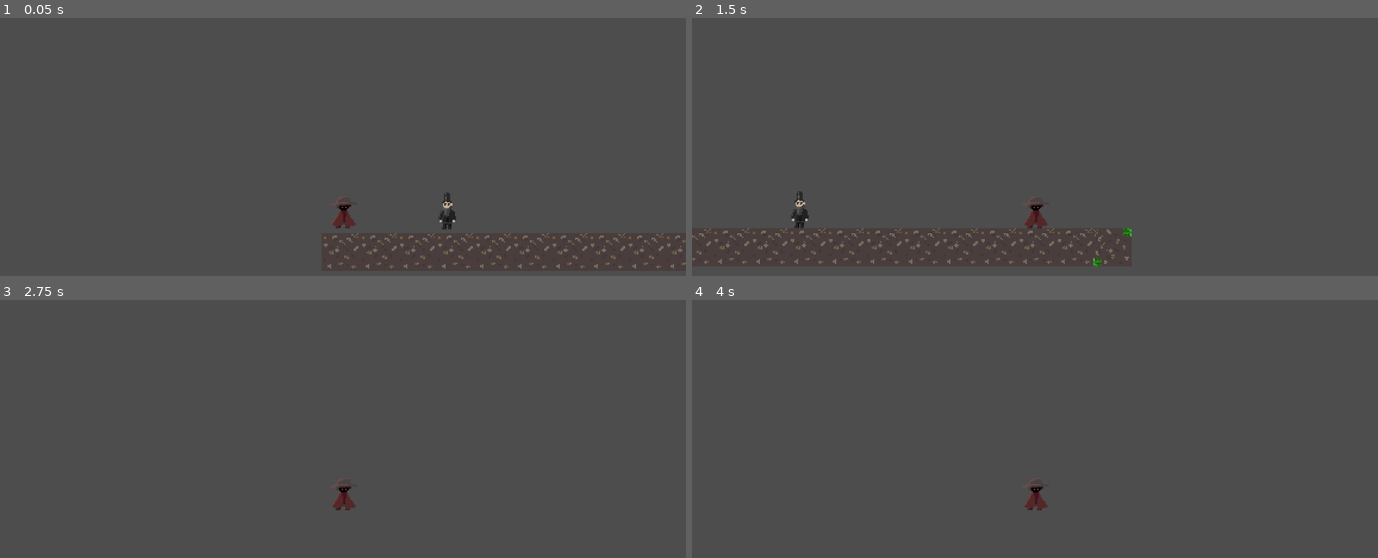
Above: before the commit, frames 1-4 (two rows, left to right).
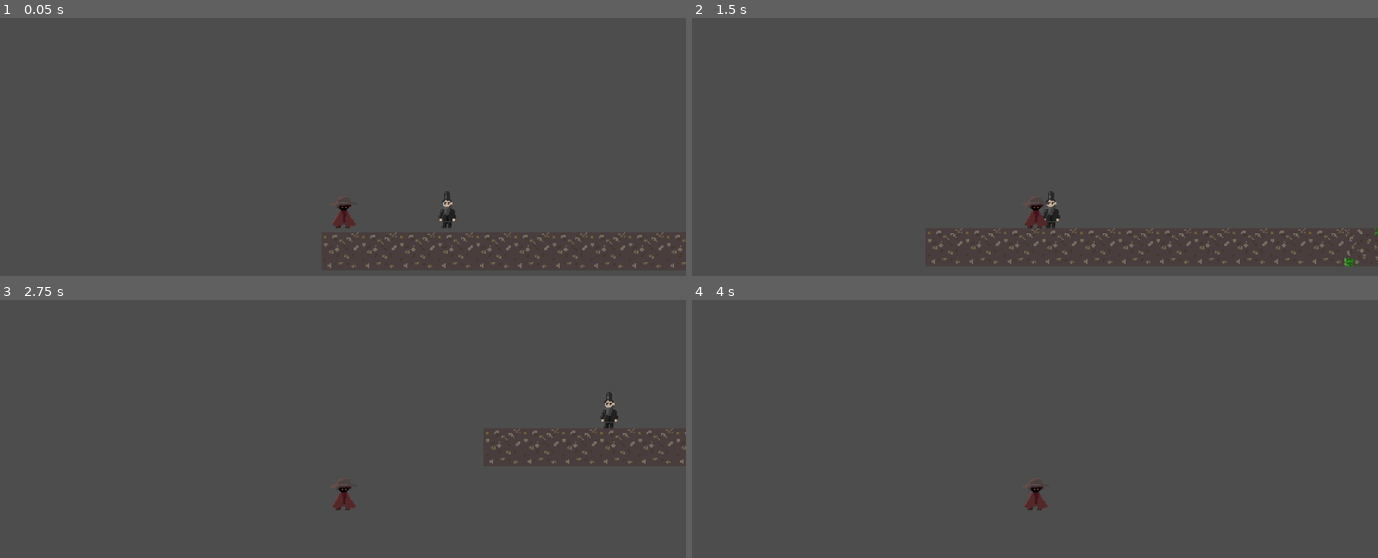
Above: after the commit, the same moments.

Repository: Jupyyter/9layers
Game: Godot game, scene res://tscn/lvls/lvl1.tscn
Two runs of this game, one before a commit and one after it. Both use one fixed random seed, a clock stepped at 60 frames per second and the inputs below.
Inputs:
- Up to frame 1 (0.05 s): no input
- Up to frame 2 (1.5 s): tap Enter (ui_accept) at 0.5, 1.35 s; hold Enter (ui_accept) 0.53-1.28 s; hold Right (ui_right) from 0.53 s (still down)
- Up to frame 3 (2.75 s): tap Enter (ui_accept) at 1.52, 1.82 s; release Right (ui_right) at 2.03 s; hold Left (ui_left) from 2.03 s (still down); hold Enter (ui_accept) from 2.03 s (still down)
- Up to frame 4 (4 s): release Left (ui_left) at 2.78 s; release Enter (ui_accept) at 2.78 s; hold Right (ui_right) from 2.78 s (still down); tap Enter (ui_accept) at 2.85, 3.02, 3.32, 3.5 s; hold Enter (ui_accept) from 3.53 s (still down)

The runs differ from the first frame. In frame 1, 0.3% of the frame differs, in the area x 47-100%, y 67-97%; in frame 2, 2.2%, in the area x 0-100%, y 67-97%; in frame 3, 0.6%; in frame 4, nothing differs.

Commit message:
a

Diff:
--- a/game/code/dante.gd
+++ b/game/code/dante.gd
@@ -1,25 +1,70 @@
 extends CharacterBody2D
-
 
 const SPEED = 300.0
 const JUMP_VELOCITY = -400.0
 
+var textbox: Control
+
+func _ready():
+    # Try to find the textbox in the scene
+    textbox = find_textbox()
+    if not textbox:
+        push_warning("Textbox node not found. Please check if it exists in the scene.")
+    elif not textbox.is_valid():
+        push_warning("Textbox found but it's not properly set up.")
+
+func find_textbox() -> Control:
+    var root = get_tree().root
+    return find_node_by_type(root, "Control")
+
+func find_node_by_type(node: Node, type: String) -> Node:
+    if node.is_class(type) and node.has_method("show_text") and node.has_method("is_valid"):
+        return node
+    for child in node.get_children():
+        var found = find_node_by_type(child, type)
+        if found:
+            return found
+    return null
 
 func _physics_process(delta: float) -> void:
-	# Add the gravity.
-	if not is_on_floor():
-		velocity += get_gravity() * delta
+    # Add the gravity.
+    if not is_on_floor():
+        velocity.y += ProjectSettings.get_setting("physics/2d/default_gravity") * delta
 
-	# Handle jump.
-	if Input.is_action_just_pressed("ui_up") and is_on_floor():
-		velocity.y = JUMP_VELOCITY
+    # Handle jump.
+    if Input.is_action_pressed("ui_up") and is_on_floor():
+        velocity.y = JUMP_VELOCITY
 
-	# Get the input direction and handle the movement/deceleration.
-	# As good practice, you should replace UI actions with custom gameplay actions.
-	var direction := Input.get_axis("ui_left", "ui_right")
-	if direction:
-		velocity.x = direction * SPEED
-	else:
-		velocity.x = move_toward(velocity.x, 0, SPEED)
+    # Get the input direction and handle the movement/deceleration.
+    var direction := Input.get_axis("ui_left", "ui_right")
+    if direction:
+        velocity.x = direction * SPEED
+    else:
+        velocity.x = move_toward(velocity.x, 0, SPEED)
 
-	move_and_slide()
+    move_and_slide()
+
+    # Check for overlapping bodies
+    check_for_interaction()
+
+func check_for_interaction() -> void:
+    var space_state = get_world_2d().direct_space_state
+    var query = PhysicsShapeQueryParameters2D.new()
+    query.set_shape($CollisionShape2D.shape)
+    query.transform = global_transform
+    query.collision_mask = collision_mask  # Use the same collision mask as the player
+
+    var results = space_state.intersect_shape(query)
+    for result in results:
+        var collider = result.collider
+        if collider is RigidBody2D and collider.has_method("get_text"):
+            var interaction_text = collider.get_text()
+            show_interaction_text(interaction_text)
+            break  # Only interact with the first valid object
+
+func show_interaction_text(text: String) -> void:
+    if textbox and textbox.is_valid() and textbox.has_method("show_text"):
+        textbox.show_text(text)
+    else:
+        print("Unable to show text: ", text)
+        print("Textbox not found, not valid, or doesn't have show_text method.")
--- /dev/null
+++ b/game/code/lincon.gd
@@ -0,0 +1,12 @@
+extends RigidBody2D
+
+@export var interaction_text: String = "Default interaction text"
+@onready var detection_area: Area2D = $DetectionArea
+
+func _ready():
+    # Ensure the Area2D is set up correctly
+    if not detection_area:
+        push_error("DetectionArea node not found in Lincon. Please add an Area2D child node.")
+
+func get_text() -> String:
+    return interaction_text
--- /dev/null
+++ b/game/code/textBox.gd
@@ -0,0 +1,20 @@
+extends Control
+
+@onready var label = $Panel/Label
+var text_speed = 0.05
+var current_text = ""
+
+func _ready():
+    hide()
+
+func show_text(text):
+    current_text = text
+    label.text = ""
+    show()
+    for char in text:
+        label.text += char
+        await get_tree().create_timer(text_speed).timeout
+
+func _input(event):
+    if event.is_action_pressed("ui_accept") and visible:
+        hide()
--- a/game/project.godot
+++ b/game/project.godot
@@ -15,3 +15,8 @@
 config/features=PackedStringArray("4.3", "Forward Plus")
 boot_splash/show_image=false
 config/icon="res://icon.svg"
+
+[layer_names]
+
+2d_physics/layer_1="player"
+2d_physics/layer_2="interactive"
--- a/game/tscn/lvls/lvl1.tscn
+++ b/game/tscn/lvls/lvl1.tscn
@@ -1,8 +1,9 @@
-[gd_scene load_steps=6 format=3 uid="uid://dam1kfcfeintt"]
+[gd_scene load_steps=7 format=3 uid="uid://dam1kfcfeintt"]
 
 [ext_resource type="Texture2D" uid="uid://i5qiisponfev" path="res://imgs/ALLDIRT.png" id="1_wsfxf"]
 [ext_resource type="PackedScene" uid="uid://dadobyyrrsd71" path="res://tscn/others/dante.tscn" id="2_io81r"]
 [ext_resource type="PackedScene" uid="uid://b5jg31a43wvv4" path="res://tscn/others/lincon.tscn" id="3_co8dm"]
+[ext_resource type="PackedScene" uid="uid://ryl6oibd1j6t" path="res://tscn/others/textBox.tscn" id="4_5vfem"]
 
 [sub_resource type="TileSetAtlasSource" id="TileSetAtlasSource_fj8tj"]
 texture = ExtResource("1_wsfxf")
@@ -112,8 +113,8 @@
 5:3/0/physics_layer_0/polygon_0/points = PackedVector2Array(-8, -8, 8, -8, 8, 8, -8, 8)
 
 [sub_resource type="TileSet" id="TileSet_o3bap"]
-physics_layer_0/collision_layer = 255
-physics_layer_0/collision_mask = 255
+physics_layer_0/collision_layer = 7
+physics_layer_0/collision_mask = 7
 sources/0 = SubResource("TileSetAtlasSource_fj8tj")
 
 [node name="Node2D" type="Node2D"]
@@ -134,3 +135,10 @@
 
 [node name="lincon" parent="." instance=ExtResource("3_co8dm")]
 position = Vector2(106, 124)
+interaction_text = ":) kkkkkkkkkkkkgsdkaksa"
+
+[node name="Control" parent="." instance=ExtResource("4_5vfem")]
+offset_left = 92.0
+offset_top = 39.0
+offset_right = 132.0
+offset_bottom = 79.0
--- a/game/tscn/others/dante.tscn
+++ b/game/tscn/others/dante.tscn
@@ -8,6 +8,8 @@
 
 [node name="dante" type="CharacterBody2D"]
 position = Vector2(-1, -16)
+collision_layer = 3
+collision_mask = 3
 script = ExtResource("1_wc252")
 
 [node name="CollisionShape2D" type="CollisionShape2D" parent="."]
--- a/game/tscn/others/lincon.tscn
+++ b/game/tscn/others/lincon.tscn
@@ -1,5 +1,6 @@
-[gd_scene load_steps=3 format=3 uid="uid://b5jg31a43wvv4"]
+[gd_scene load_steps=4 format=3 uid="uid://b5jg31a43wvv4"]
 
+[ext_resource type="Script" path="res://code/lincon.gd" id="1_cpp2d"]
 [ext_resource type="Texture2D" uid="uid://cxqkdwag6d0vm" path="res://imgs/characters/lincon.png" id="1_hwug0"]
 
 [sub_resource type="RectangleShape2D" id="RectangleShape2D_smm0u"]
@@ -10,6 +11,7 @@
 position = Vector2(1, -16)
 collision_layer = 2
 collision_mask = 2
+script = ExtResource("1_cpp2d")
 
 [node name="Lincon" type="Sprite2D" parent="."]
 texture_filter = 1
--- /dev/null
+++ b/game/tscn/others/textBox.tscn
@@ -0,0 +1,21 @@
+[gd_scene load_steps=2 format=3 uid="uid://ryl6oibd1j6t"]
+
+[ext_resource type="Script" path="res://code/textBox.gd" id="1_f8eno"]
+
+[node name="Control" type="Control"]
+layout_mode = 3
+anchors_preset = 0
+offset_right = 40.0
+offset_bottom = 40.0
+script = ExtResource("1_f8eno")
+
+[node name="Panel" type="Panel" parent="."]
+layout_mode = 0
+offset_right = 40.0
+offset_bottom = 40.0
+
+[node name="Label" type="Label" parent="Panel"]
+layout_mode = 0
+offset_left = 2.0
+offset_right = 42.0
+offset_bottom = 23.0
